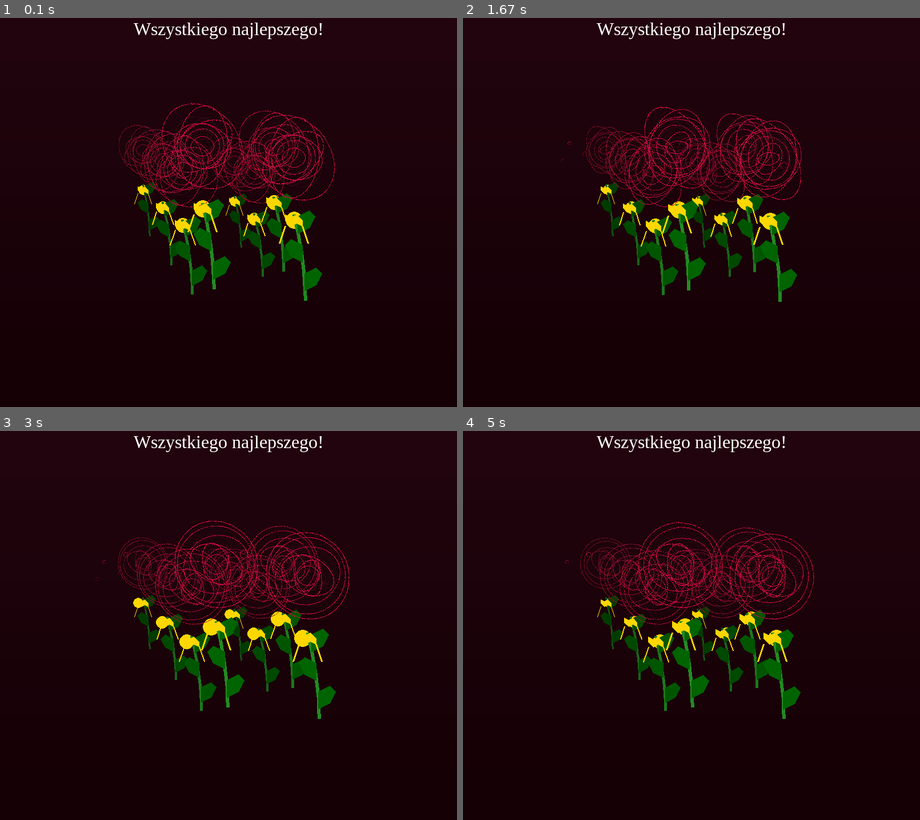
Above: before the commit, frames 1-4 (two rows, left to right).
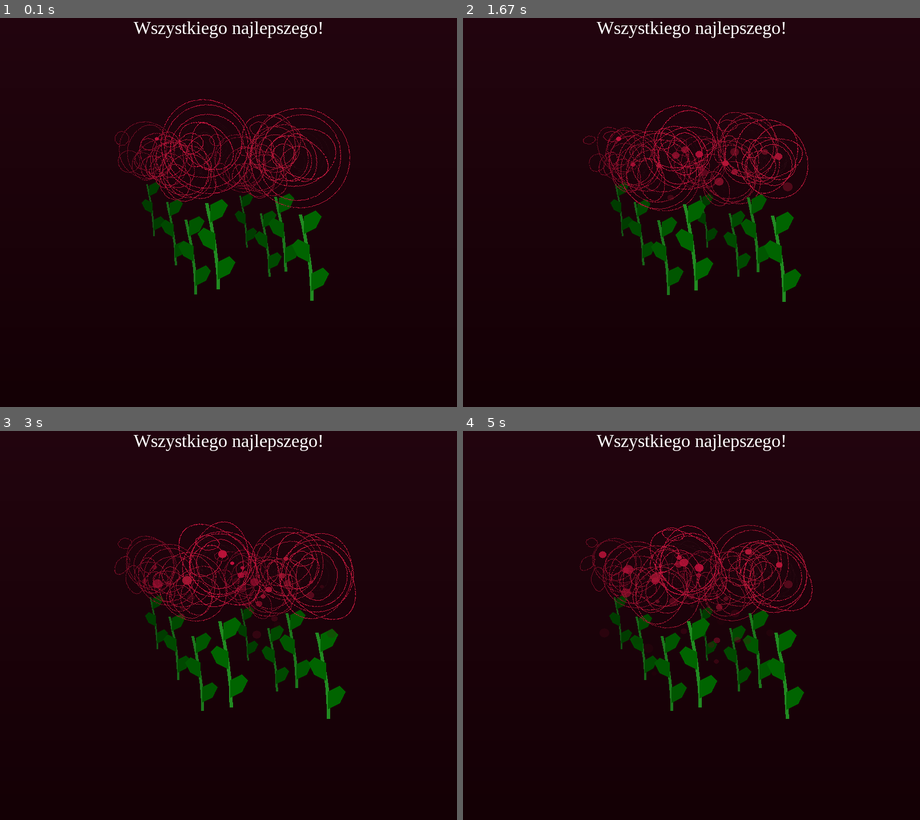
Above: after the commit, the same moments.

Repository: Quaerendir/Bouquet_pygame
Game: pygame game, started from main.py
The game is run twice, just before and just after one commit, with the same random seed, the same clock (stepped at 60 frames per second) and the same inputs.
Inputs (mouse positions are in pixels of both pictures, inside the frame that each line leads up to):
- Up to frame 1 (0.1 s): no input
- Up to frame 2 (1.67 s): move the mouse to (673, 224) at 0.37 s; move the mouse to (581, 208) at 0.87 s; move the mouse to (760, 68) at 1.37 s
- Up to frame 3 (3 s): move the mouse to (237, 485) at 1.87 s; move the mouse to (233, 660) at 2.43 s; move the mouse to (347, 683) at 2.93 s
- Up to frame 4 (5 s): move the mouse to (810, 586) at 3.43 s; move the mouse to (856, 590) at 3.93 s; move the mouse to (851, 699) at 4.6 s

The runs differ from the first frame. In frame 1, 7.0% of the frame differs, in the area x 25-77%, y 0-73%; in frame 2, 7.5%; in frame 3, 7.8%, in the area x 20-78%, y 0-75%; in frame 4, 7.7%.

Commit message:
Major refactor: fix bugs, optimize performance, improve visuals
- Fixed duplicate ribbon rendering (Bouquet.draw drew circles, Rose._draw_ribbon drew shapes)
- Replaced pygame.time.get_ticks() % N pseudo-randomness with proper random module
- Pre-allocated petal surfaces (reused across frames instead of creating 112 surfaces/frame)
- Pre-rendered background gradient (calculated once, not 700 lines per frame)
- Pre-rendered vignette overlay
- Pre-rendered title text
- Added individual sway animation to each rose
- Improved floating petals with random direction and wobble
- Better petal shading (bright center, dark edges)
- Added type hints throughout
- Changed bare except: to except pygame.error:
- Moved PyInstaller build instructions to BUILD.md

Diff:
--- a/main.py
+++ b/main.py
@@ -1,13 +1,10 @@
+"""Bukiet Róż - animowana kartka z różami."""
+
 import pygame
+import pygame.gfxdraw
 import math
+import random
 import sys
-
-# Import gfxdraw jawnie, aby uniknąć błędu w pygame 2.x
-try:
-    import pygame.gfxdraw
-except ImportError:
-    print("Błąd: Nie można załadować pygame.gfxdraw. Upewnij się, że pygame jest poprawnie zainstalowane.")
-    sys.exit(1)
 
 # --- KONFIGURACJA I STAŁE ---
 SCREEN_WIDTH = 800
@@ -15,128 +12,146 @@
 FPS = 60
 
 # Kolory
-COLOR_BG_TOP = (35, 5, 15)       # Głębia czerwień (góra tła)
-COLOR_BG_BOTTOM = (20, 0, 5)     # Prawie czarne (dół tła)
-COLOR_ROSE_RED = (192, 20, 60)   # Podstawowy kolor róży
-COLOR_ROSE_HIGHLIGHT = (255, 107, 138)  # Podświetlenie
-COLOR_ROSE_SHADOW = (122, 0, 34)        # Cień
-COLOR_STEM = (34, 139, 34)       # Zielony pęd
-COLOR_LEAF = (0, 100, 0)         # Zielona liść
-COLOR_RIBBON = (255, 215, 0)     # Złota wstążka
+COLOR_BG_TOP = (35, 5, 15)
+COLOR_BG_BOTTOM = (20, 0, 5)
+COLOR_ROSE_RED = (192, 20, 60)
+COLOR_ROSE_HIGHLIGHT = (255, 107, 138)
+COLOR_ROSE_SHADOW = (122, 0, 34)
+COLOR_STEM = (34, 139, 34)
+COLOR_LEAF = (0, 100, 0)
+COLOR_RIBBON = (255, 215, 0)
 
 # Stałe graficzne
 NUM_ROSES = 8
-MAX_PETALS = 7
 PETAL_LAYERS = 7
-BLOOM_AMPLITUDE = 0.10  # 10% zmiana rozmiaru
-SWAY_AMPLITUDE = 8.0    # px
+BLOOM_AMPLITUDE = 0.10
+SWAY_AMPLITUDE = 8.0
 PARALLAX_FACTOR = 0.04
 
-# --- KLASY ---
 
 class FloatingPetal:
-    """Cząsteczka pływającego płatka"""
-    def __init__(self, x, y, color):
-        self.x = x + (pygame.time.get_ticks() % 100 - 50)  # lekki losowy offset
+    """Cząsteczka pływającego płatka."""
+
+    def __init__(self, x: float, y: float, color: tuple) -> None:
+        self.x = x
         self.y = y
-        self.vx = (pygame.time.get_ticks() % 200 - 100) / 500.0  # losowa prędkość pozioma
-        self.vy = 0.5 + (pygame.time.get_ticks() % 100) / 500.0  # spadanie w dół
+        self.color = color
+        self.size = 3 + random.randint(0, 5)
+        # Losowy kierunek początkowy z dominacją w dół
+        angle = random.uniform(-math.pi * 0.3, math.pi * 0.3)
+        speed = 0.4 + random.random() * 0.6
+        self.vx = math.sin(angle) * speed * 0.5
+        self.vy = math.cos(angle) * speed
+        # Falowanie boczne
+        self.wobble_phase = random.uniform(0, 2 * math.pi)
+        self.wobble_speed = 1.5 + random.random() * 2.0
         self.alpha = 255
-        self.decay = 0.5 + (pygame.time.get_ticks() % 100) / 1000.0
-        self.color = color
-        self.size = 3 + (pygame.time.get_ticks() % 5)
-
-    def update(self):
-        self.x += self.vx
+        self.decay = 0.4 + random.random() * 0.8
+
+    def update(self, time: float) -> None:
+        self.x += self.vx + math.sin(time * self.wobble_speed + self.wobble_phase) * 0.3
         self.y += self.vy
-        self.alpha -= self.decay * 2
+        self.alpha -= self.decay
         if self.alpha < 0:
             self.alpha = 0
 
-    def draw(self, surface):
+    def draw(self, surface, surf: pygame.Surface) -> None:
+        """Rysuje płatek na reużywanym surface'u."""
         if self.alpha <= 0:
             return
-        s = pygame.Surface((self.size * 2, self.size * 2), pygame.SRCALPHA)
-        pygame.gfxdraw.ellipse(s, self.size, self.size, self.size, self.size, (*self.color, int(self.alpha)))
-        surface.blit(s, (self.x - self.size, self.y - self.size))
+        w, h = self.size * 2, self.size * 2
+        surf.fill((0, 0, 0, 0))
+        pygame.gfxdraw.filled_circle(surf, self.size, self.size, self.size, (*self.color, int(self.alpha)))
+        surface.blit(surf, (int(self.x - self.size), int(self.y - self.size)))
 
 
 class Rose:
-    """Pojedyncza róża w bukiecie"""
-    def __init__(self, x, y, z, base_color):
+    """Pojedyncza róża w bukiecie."""
+
+    def __init__(self, x: float, y: float, z: float, base_color: tuple) -> None:
         self.x = x
         self.y = y
         self.z = z  # 0.0 (daleko) do 1.0 (blisko)
         self.base_color = base_color
-        self.phase = pygame.time.get_ticks() / 1000.0 * 0.5  # unikalny offset animacji
-        self.micro_sway_phase = pygame.time.get_ticks() / 1000.0 * 1.5
-        self.petal_offsets = [0.0] * PETAL_LAYERS
-        for i in range(PETAL_LAYERS):
-            self.petal_offsets[i] = (i * 2 * math.pi) / PETAL_LAYERS
-
-    def get_scale(self):
-        return 0.6 + self.z * 0.4  # 0.6 do 1.0
-
-    def get_brightness(self):
-        return 0.6 + self.z * 0.4  # 0.6 do 1.0
-
-    def draw(self, surface, time):
+        # Unikalne fazy animacji
+        self.phase = random.uniform(0, 2 * math.pi)
+        self.sway_phase = random.uniform(0, 2 * math.pi)
+        self.sway_amplitude = 3.0 + random.random() * 4.0
+        self.petal_offsets = [(i * 2 * math.pi) / PETAL_LAYERS for i in range(PETAL_LAYERS)]
+        # Pre-alokacja surface'i dla płatków
+        self._petal_surf = pygame.Surface((100, 100), pygame.SRCALPHA)
+        self._highlight_surf = pygame.Surface((100, 100), pygame.SRCALPHA)
+
+    def get_scale(self) -> float:
+        return 0.6 + self.z * 0.4
+
+    def get_brightness(self) -> float:
+        return 0.6 + self.z * 0.4
+
+    def draw(self, surface, time: float) -> None:
         scale = self.get_scale()
         brightness = self.get_brightness()
 
-        # Obliczanie pozycji z paralaksą myszki
+        # Paralaksa myszki
         mx, my = pygame.mouse.get_pos()
         parallax_x = (mx - SCREEN_WIDTH / 2) * self.z * PARALLAX_FACTOR
         parallax_y = (my - SCREEN_HEIGHT / 2) * self.z * PARALLAX_FACTOR * 0.5
 
-        cx = self.x + parallax_x
+        # Indywidualne kołysanie
+        sway_x = math.sin(time * 1.8 + self.sway_phase) * self.sway_amplitude
+
+        cx = self.x + parallax_x + sway_x
         cy = self.y + parallax_y
 
-        # Animacja oddychania
+        # Pulsacja
         bloom = math.sin(time * 2 + self.phase) * BLOOM_AMPLITUDE + 1.0
 
-        # Rysowanie pędu
+        # Pęd
         self._draw_stem(surface, cx, cy + 100 * scale, scale, brightness)
 
-        # Rysowanie róży (od dołu do góry)
+        # Płatki (od dołu do góry)
         for layer in range(PETAL_LAYERS - 1, -1, -1):
             self._draw_petal_layer(surface, cx, cy, layer, scale, bloom, brightness, time)
 
-        # Rysowanie wstążki u podstawy
-        self._draw_ribbon(surface, cx, cy + 100 * scale, scale)
-
     def _draw_petal_layer(self, surface, cx, cy, layer, scale, bloom, brightness, time):
-        # Obliczanie rozmiaru i rotacji
         base_size = 20 + layer * 10
         size_x = base_size * scale * bloom
         size_y = base_size * scale * bloom * (0.8 + 0.2 * math.sin(time * 3 + self.phase + layer))
 
-        # Rotacja warstwy
         rotation = self.petal_offsets[layer] + math.sin(time * 0.5 + self.phase + layer * 0.5) * 0.2
 
-        # Kolor z uwzględnieniem jasności
+        # Kolor z cieniowaniem
         r = int(self.base_color[0] * brightness)
         g = int(self.base_color[1] * brightness)
         b = int(self.base_color[2] * brightness)
 
-        # Rysowanie płatka jako elipsy
-        s = pygame.Surface((int(size_x * 2.5), int(size_y * 2.5)), pygame.SRCALPHA)
-        pygame.gfxdraw.ellipse(s, int(size_x * 1.25), int(size_y * 1.25), int(size_x), int(size_y), (r, g, b, 255))
-
-        # Dodanie podświetlenia (lekkie odbicie światła)
-        highlight = pygame.Surface((int(size_x * 2.5), int(size_y * 2.5)), pygame.SRCALPHA)
-        pygame.gfxdraw.ellipse(highlight, int(size_x * 1.25), int(size_y * 1.25), int(size_x * 0.7), int(size_y * 0.7), (*COLOR_ROSE_HIGHLIGHT, int(100 * brightness)))
-
-        # Obrót i nakładanie
-        rotated = pygame.transform.rotate(s, math.degrees(rotation))
-        highlight_rotated = pygame.transform.rotate(highlight, math.degrees(rotation))
-
-        rect = rotated.get_rect(center=(cx, cy))
+        # Organiczny kształt płatka - elipsa z cieniowaniem radialnym
+        surf = self._petal_surf
+        w, h = int(size_x * 2.5), int(size_y * 2.5)
+        if w > 100 or h > 100:
+            surf = pygame.Surface((w, h), pygame.SRCALPHA)
+            self._petal_surf = surf
+        surf.fill((0, 0, 0, 0))
+
+        # Cień na brzegu
+        pygame.gfxdraw.ellipse(surf, w // 2, h // 2, int(size_x), int(size_y), (r, g, b, 255))
+        # Jasne podświetlenie w środku
+        hl = self._highlight_surf
+        hl_w, hl_h = w, h
+        if hl_w > 100 or hl_h > 100:
+            hl = pygame.Surface((w, h), pygame.SRCALPHA)
+            self._highlight_surf = hl
+        hl.fill((0, 0, 0, 0))
+        pygame.gfxdraw.ellipse(hl, w // 2, h // 2, int(size_x * 0.6), int(size_y * 0.6),
+                               (*COLOR_ROSE_HIGHLIGHT, int(80 * brightness)))
+
+        rotated = pygame.transform.rotate(surf, math.degrees(rotation))
+        hl_rot = pygame.transform.rotate(hl, math.degrees(rotation))
+        rect = rotated.get_rect(center=(int(cx), int(cy)))
         surface.blit(rotated, rect.topleft)
-        surface.blit(highlight_rotated, rect.topleft)
+        surface.blit(hl_rot, rect.topleft)
 
     def _draw_stem(self, surface, x, y, scale, brightness):
-        # Rysowanie zakrzywionego pędu
         points = []
         for i in range(10):
             t = i / 9.0
@@ -144,11 +159,16 @@
             py = y + t * (150 * scale)
             points.append((px, py))
 
-        # Główny pęd
         if len(points) > 1:
-            pygame.draw.lines(surface, (int(COLOR_STEM[0] * brightness), int(COLOR_STEM[1] * brightness), int(COLOR_STEM[2] * brightness)), False, points, int(6 * scale))
-
-        # Rysowanie liści
+            stem_color = (int(COLOR_STEM[0] * brightness),
+                          int(COLOR_STEM[1] * brightness),
+                          int(COLOR_STEM[2] * brightness))
+            pygame.draw.lines(surface, stem_color, False, points, int(6 * scale))
+
+        # Liście
+        leaf_color = (int(COLOR_LEAF[0] * brightness),
+                      int(COLOR_LEAF[1] * brightness),
+                      int(COLOR_LEAF[2] * brightness))
         for i in [2, 5, 8]:
             t = i / 9.0
             px = x + math.sin(t * math.pi * 0.5) * (20 * scale)
@@ -162,51 +182,30 @@
                 (px + side * 20 * scale, py - 40 * scale),
                 (px, py - 30 * scale)
             ]
-            pygame.gfxdraw.filled_polygon(surface, leaf_points, (int(COLOR_LEAF[0] * brightness), int(COLOR_LEAF[1] * brightness), int(COLOR_LEAF[2] * brightness), 255))
-            pygame.gfxdraw.aapolygon(surface, leaf_points, (int(COLOR_LEAF[0] * brightness), int(COLOR_LEAF[1] * brightness), int(COLOR_LEAF[2] * brightness), 255))
-
-    def _draw_ribbon(self, surface, x, y, scale):
-        # Rysowanie wstążki u podstawy bukietu
-        ribbon_y = y + 10
-        ribbon_width = 20 * scale
-
-        # Główny węzeł
-        points = [
-            (x - 15 * scale, ribbon_y),
-            (x - 15 * scale, ribbon_y - 10 * scale),
-            (x - 5 * scale, ribbon_y - 5 * scale),
-            (x + 5 * scale, ribbon_y - 10 * scale),
-            (x + 15 * scale, ribbon_y),
-            (x + 15 * scale, ribbon_y + 10 * scale),
-            (x + 5 * scale, ribbon_y + 5 * scale),
-            (x - 5 * scale, ribbon_y + 10 * scale),
-        ]
-        pygame.gfxdraw.filled_polygon(surface, points, COLOR_RIBBON)
-        pygame.gfxdraw.aapolygon(surface, points, COLOR_RIBBON)
-
-        # Ogonki wstążki
-        pygame.draw.line(surface, COLOR_RIBBON, (x - 15 * scale, ribbon_y + 10 * scale), (x - 25 * scale, ribbon_y + 40 * scale), int(3 * scale))
-        pygame.draw.line(surface, COLOR_RIBBON, (x + 15 * scale, ribbon_y + 10 * scale), (x + 25 * scale, ribbon_y + 40 * scale), int(3 * scale))
+            pygame.gfxdraw.filled_polygon(surface, leaf_points, leaf_color)
+            pygame.gfxdraw.aapolygon(surface, leaf_points, leaf_color)
 
 
 class Bouquet:
-    """Zarządzanie całością bukietu"""
-    def __init__(self):
+    """Zarządzanie całością bukietu."""
+
+    def __init__(self) -> None:
         self.roses = []
         self.floating_petals = []
         self.petal_timer = 0
-
-        # Generowanie 8 róż z losowymi parametrami
+        # Pre-renderowane tło i winietka
+        self.bg_surface = self._create_background()
+        self.vignette_surface = self._create_vignette()
+        # Surface do pływających płatków
+        self.petal_draw_surf = pygame.Surface((20, 20), pygame.SRCALPHA)
+
+        # Generowanie róż
         for i in range(NUM_ROSES):
-            # Losowa pozycja w obszarze bukietu
-            x = SCREEN_WIDTH // 2 + (i - 3.5) * 40 + (pygame.time.get_ticks() % 20 - 10)
+            x = SCREEN_WIDTH // 2 + (i - 3.5) * 40 + random.uniform(-5, 5)
             y = 250 + (i % 3) * 20
-
-            # Losowa głębokość (Z)
-            z = (i % 4) / 3.0  # 0.0, 0.33, 0.66, 1.0
-
-            # Losowa wariacja koloru
-            variation = (i * 7) % 30
+            z = (i % 4) / 3.0
+
+            variation = random.randint(-15, 15)
             base_color = (
                 max(100, min(255, COLOR_ROSE_RED[0] + variation)),
                 max(0, min(100, COLOR_ROSE_RED[1] - variation // 2)),
@@ -215,61 +214,58 @@
 
             self.roses.append(Rose(x, y, z, base_color))
 
-    def update(self, time):
-        # Aktualizacja cząsteczek
-        self.petal_timer += 1
-        if self.petal_timer % 5 == 0:  # Co kilka klatek nowy płatek
-            if self.roses:
-                rose = self.roses[pygame.time.get_ticks() % len(self.roses)]
-                self.floating_petals.append(FloatingPetal(
-                    rose.x + (pygame.time.get_ticks() % 20 - 10),
-                    rose.y - 20,
-                    rose.base_color
-                ))
-
-        for petal in self.floating_petals[:]:
-            petal.update()
-            if petal.alpha <= 0:
-                self.floating_petals.remove(petal)
-
-    def draw(self, surface, time):
-        # Obliczanie globalnego wahania bukietu
-        global_sway = math.sin(time * 1.57) * SWAY_AMPLITUDE  # ok. 4s okres (2π/1.57 ≈ 4)
-
-        # Sortowanie róż wg głębokości (od dalnych do bliskich)
-        sorted_roses = sorted(self.roses, key=lambda r: r.z)
-
-        # Rysowanie tła z gradientem
+    def _create_background(self) -> pygame.Surface:
+        """Pre-render gradientu tła."""
+        bg = pygame.Surface((SCREEN_WIDTH, SCREEN_HEIGHT))
         for y in range(SCREEN_HEIGHT):
             ratio = y / SCREEN_HEIGHT
             r = int(COLOR_BG_TOP[0] * (1 - ratio) + COLOR_BG_BOTTOM[0] * ratio)
             g = int(COLOR_BG_TOP[1] * (1 - ratio) + COLOR_BG_BOTTOM[1] * ratio)
             b = int(COLOR_BG_TOP[2] * (1 - ratio) + COLOR_BG_BOTTOM[2] * ratio)
-            pygame.draw.line(surface, (r, g, b), (0, y), (SCREEN_WIDTH, y))
-
-        # Rysowanie węzłów bukietu (zakrywa dolne części pędów)
-        for rose in sorted_roses:
-            scale = rose.get_scale()
-            cx = rose.x + global_sway + (pygame.mouse.get_pos()[0] - SCREEN_WIDTH / 2) * rose.z * PARALLAX_FACTOR
-            cy = rose.y + (pygame.mouse.get_pos()[1] - SCREEN_HEIGHT / 2) * rose.z * PARALLAX_FACTOR * 0.5
-            ribbon_y = cy + 100 * scale + 10
-            pygame.draw.circle(surface, COLOR_RIBBON, (int(cx), int(ribbon_y)), int(15 * scale))
+            pygame.draw.line(bg, (r, g, b), (0, y), (SCREEN_WIDTH, y))
+        return bg
+
+    def _create_vignette(self) -> pygame.Surface:
+        """Pre-render winietki."""
+        vig = pygame.Surface((SCREEN_WIDTH, SCREEN_HEIGHT), pygame.SRCALPHA)
+        pygame.draw.ellipse(vig, (0, 0, 0, 150), (0, 0, SCREEN_WIDTH, SCREEN_HEIGHT), 0)
+        return vig
+
+    def update(self, time: float) -> None:
+        self.petal_timer += 1
+        if self.petal_timer % 5 == 0 and self.roses:
+            rose = random.choice(self.roses)
+            self.floating_petals.append(FloatingPetal(
+                rose.x + random.uniform(-15, 15),
+                rose.y - 20,
+                rose.base_color
+            ))
+
+        for petal in self.floating_petals[:]:
+            petal.update(time)
+            if petal.alpha <= 0:
+                self.floating_petals.remove(petal)
+
+    def draw(self, surface, time: float) -> None:
+        # Tło (pre-renderowane)
+        surface.blit(self.bg_surface, (0, 0))
+
+        # Sortowanie róż wg głębokości
+        sorted_roses = sorted(self.roses, key=lambda r: r.z)
 
         # Rysowanie róż
         for rose in sorted_roses:
             rose.draw(surface, time)
 
-        # Rysowanie cząsteczek
+        # Pływające płatki
         for petal in self.floating_petals:
-            petal.draw(surface)
-
-        # Efekt winietowania
-        vignette = pygame.Surface((SCREEN_WIDTH, SCREEN_HEIGHT), pygame.SRCALPHA)
-        pygame.draw.ellipse(vignette, (0, 0, 0, 150), (0, 0, SCREEN_WIDTH, SCREEN_HEIGHT), 0)
-        surface.blit(vignette, (0, 0), special_flags=pygame.BLEND_RGBA_SUB)
-
-
-def main():
+            petal.draw(surface, self.petal_draw_surf)
+
+        # Winietka (pre-renderowana)
+        surface.blit(self.vignette_surface, (0, 0), special_flags=pygame.BLEND_RGBA_SUB)
+
+
+def main() -> None:
     pygame.init()
     screen = pygame.display.set_mode((SCREEN_WIDTH, SCREEN_HEIGHT))
     pygame.display.set_caption("Bukiet Róż")
@@ -277,11 +273,14 @@
 
     bouquet = Bouquet()
 
-    # Sprawdzenie systemowego fontu
     try:
         font = pygame.font.SysFont("serif", 32)
-    except:
+    except pygame.error:
         font = pygame.font.Font(None, 32)
+
+    # Pre-render tytułu
+    title_text = font.render("Wszystkiego najlepszego!", True, (255, 255, 255))
+    title_rect = title_text.get_rect(center=(SCREEN_WIDTH // 2, 36))
 
     running = True
     start_time = pygame.time.get_ticks() / 1000.0
@@ -296,16 +295,9 @@
 
         current_time = pygame.time.get_ticks() / 1000.0 - start_time
 
-        # Aktualizacja
         bouquet.update(current_time)
-
-        # Rysowanie
-        screen.fill((0, 0, 0))
         bouquet.draw(screen, current_time)
-
-        # Tytuł
-        title_text = font.render("Wszystkiego najlepszego!", True, (255, 255, 255))
-        screen.blit(title_text, (SCREEN_WIDTH // 2 - title_text.get_width() // 2, 20))
+        screen.blit(title_text, title_rect)
 
         pygame.display.flip()
         clock.tick(FPS)
@@ -316,15 +308,3 @@
 
 if __name__ == "__main__":
     main()
-
-# --- INSTRUKCJE DO KOMPILACJI PYINSTALLER (macOS) ---
-# pip install pygame pyinstaller
-#
-# Kompilacja dla Intel Mac (Big Sur i nowsze):
-# pyinstaller --onefile --windowed --name "Bouquet" --arch x86_64 main.py
-#
-# Kompilacja dla Apple Silicon (M1/M2/M3):
-# pyinstaller --onefile --windowed --name "Bouquet" --arch arm64 main.py
-#
-# Jeśli wystąpią problemy z gfxdraw, dodaj: --hidden-import pygame.gfxdraw
-# Wynikowy plik .app znajdziesz w katalogu dist/Bouquet.app
Not shown, added: BUILD.md
